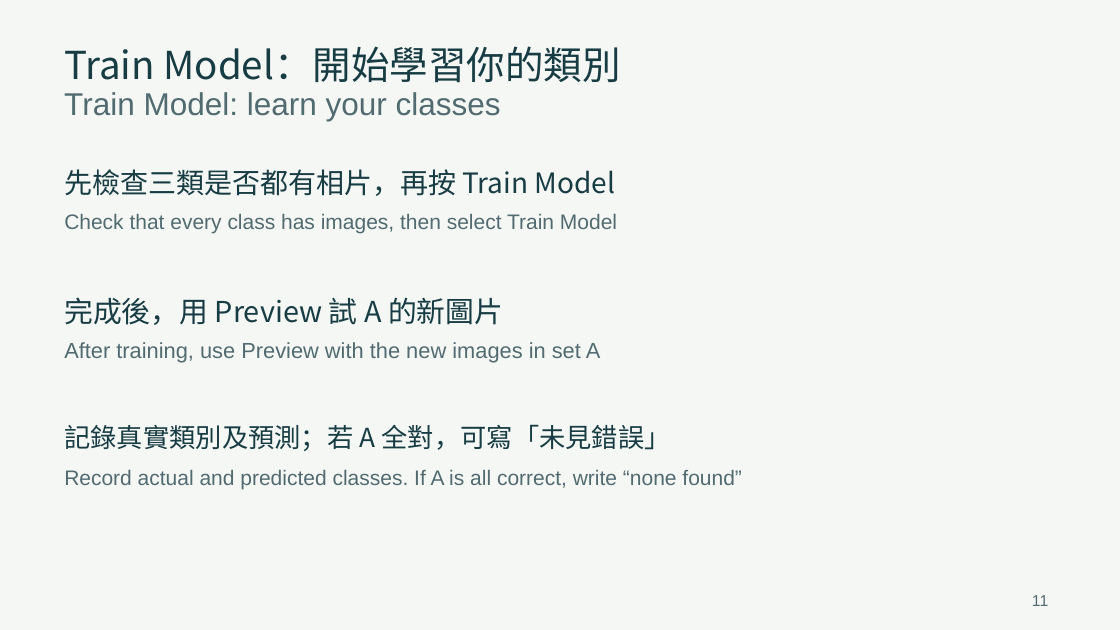
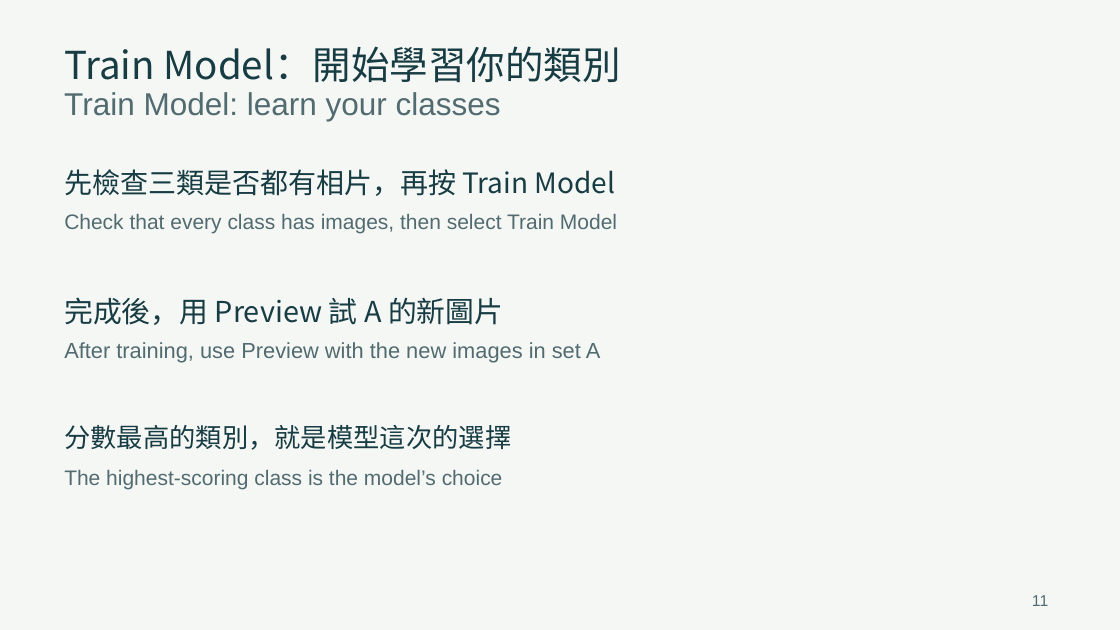
Before and after one commit to GordanY/f2-linear-regression, a slide deck: slide 11 of workshop-3/teacher-slides.pptx. Drawn at 1120x630 pixels with LibreOffice and Linux fonts; fonts in the diff are those of the drawing. Boxes give left, top, right and bottom in pixels: in the first picture for what was removed or moved away, otherwise in the second. Text is boxed around its words. In the diff, an @@ line names an element or a change of style, - is before the commit and + after.

```diff
--- a/workshop-3/teacher-slides.pptx
+++ b/workshop-3/teacher-slides.pptx
@@ text at bbox=[64, 425, 511, 450]: text changed @@
-記錄真實類別及預測；若 A 全對，可寫「未見錯誤」
+分數最高的類別，就是模型這次的選擇
@@ text at bbox=[64, 470, 503, 489]: text changed @@
-Record actual and predicted classes. If A is all correct, write “none found”
+The highest-scoring class is the model’s choice
```
Also in this commit, not shown: 7 other slides changed, 13 other files.
